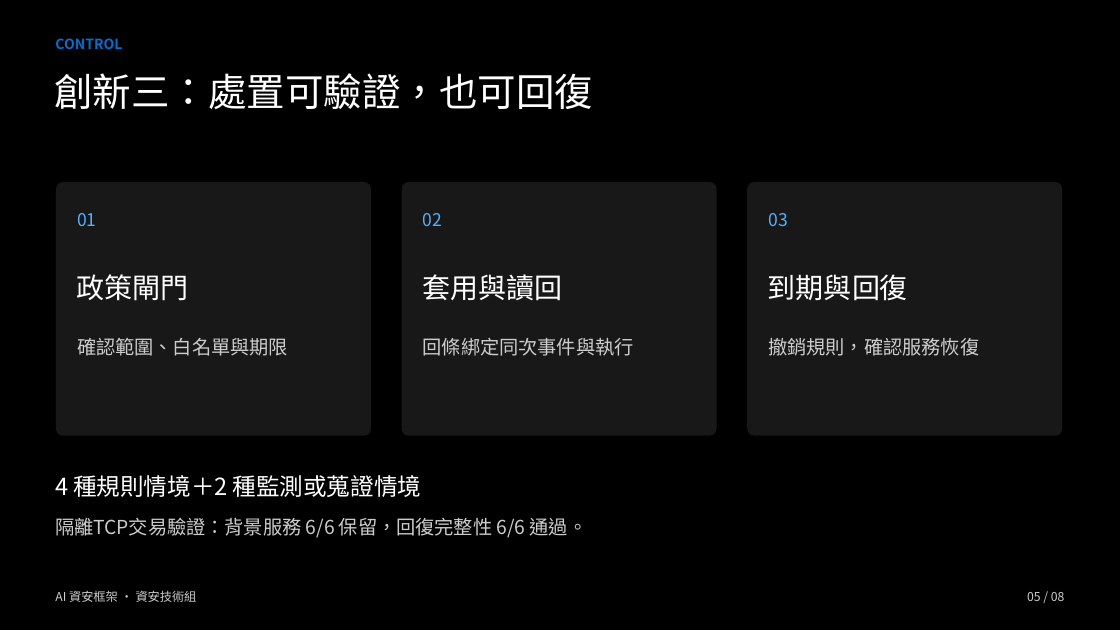
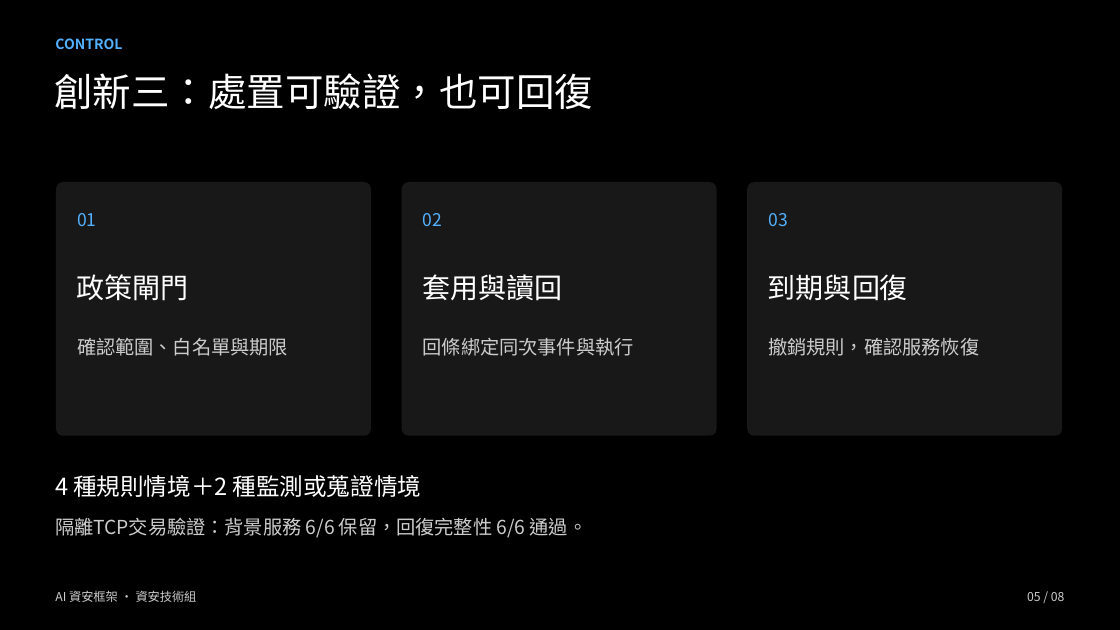
Before and after one commit to Lily09-project/innoserve-competition, a slide deck: slide 5 of deliverables/決賽簡報_AI資安框架.pptx. Drawn at 1120x630 pixels with LibreOffice and Linux fonts; fonts in the diff are those of the drawing. Boxes give left, top, right and bottom in pixels: in the first picture for what was removed or moved away, otherwise in the second. Text is boxed around its words. In the diff, an @@ line names an element or a change of style, - is before the commit and + after.

```diff
--- a/deliverables/決賽簡報_AI資安框架.pptx
+++ b/deliverables/決賽簡報_AI資安框架.pptx
@@ text "CONTROL" at [55,38,122,49]: text colour #0070D1 to #53B1FF @@
```
Also in this commit, not shown: 3 other slides changed, 38 other files.
